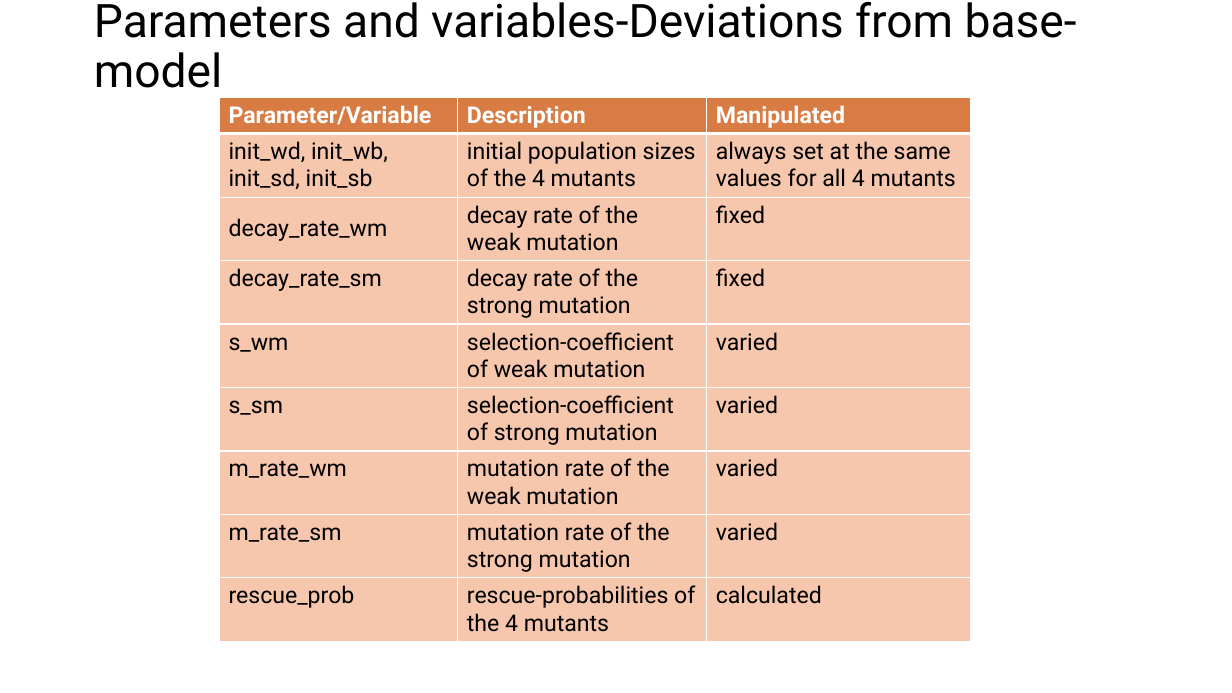
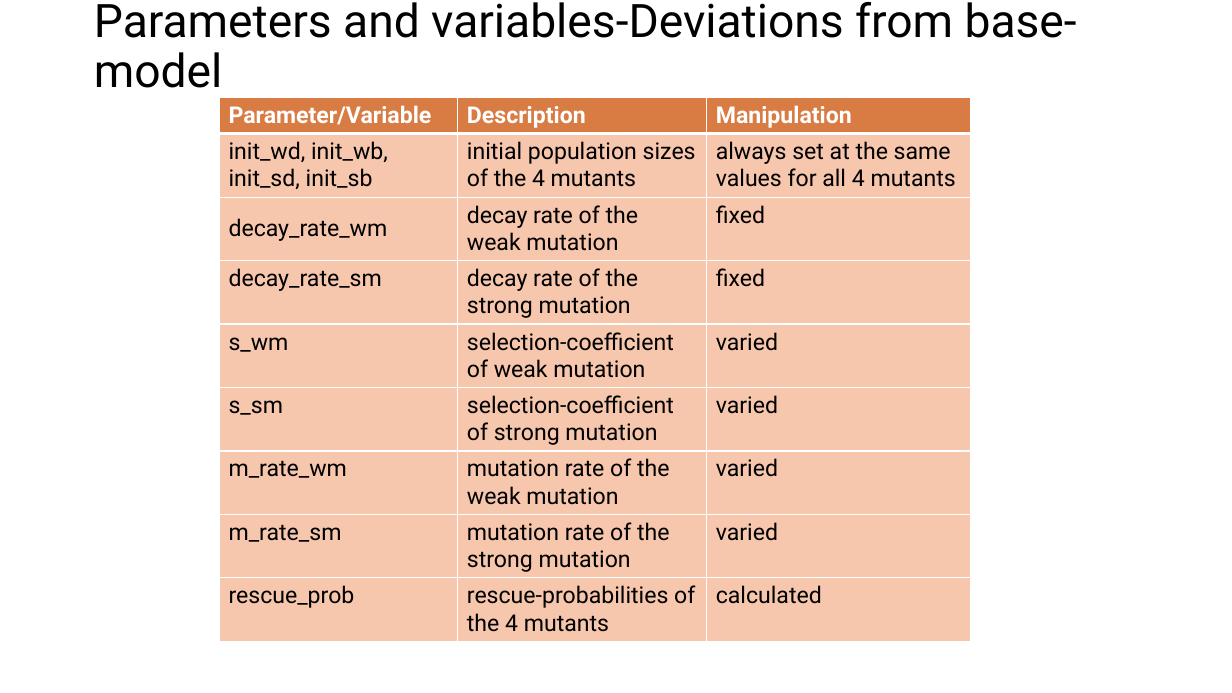
Before and after one commit to Julia-Eggenschwiler/THEEproject_Jaelle_Julia, a slide deck: slide 5 of THEE_project.pptx. Drawn at 1232x693 pixels with LibreOffice and Linux fonts; fonts in the diff are those of the drawing. Boxes give left, top, right and bottom in pixels: in the first picture for what was removed or moved away, otherwise in the second. Text is boxed around its words. In the diff, an @@ line names an element or a change of style, - is before the commit and + after.

Commit message:
correction

```diff
--- a/THEE_project.pptx
+++ b/THEE_project.pptx
@@ table at box(219, 97, 970, 652) @@
-row 1, column 3: Manipulated
+row 1, column 3: Manipulation
```
